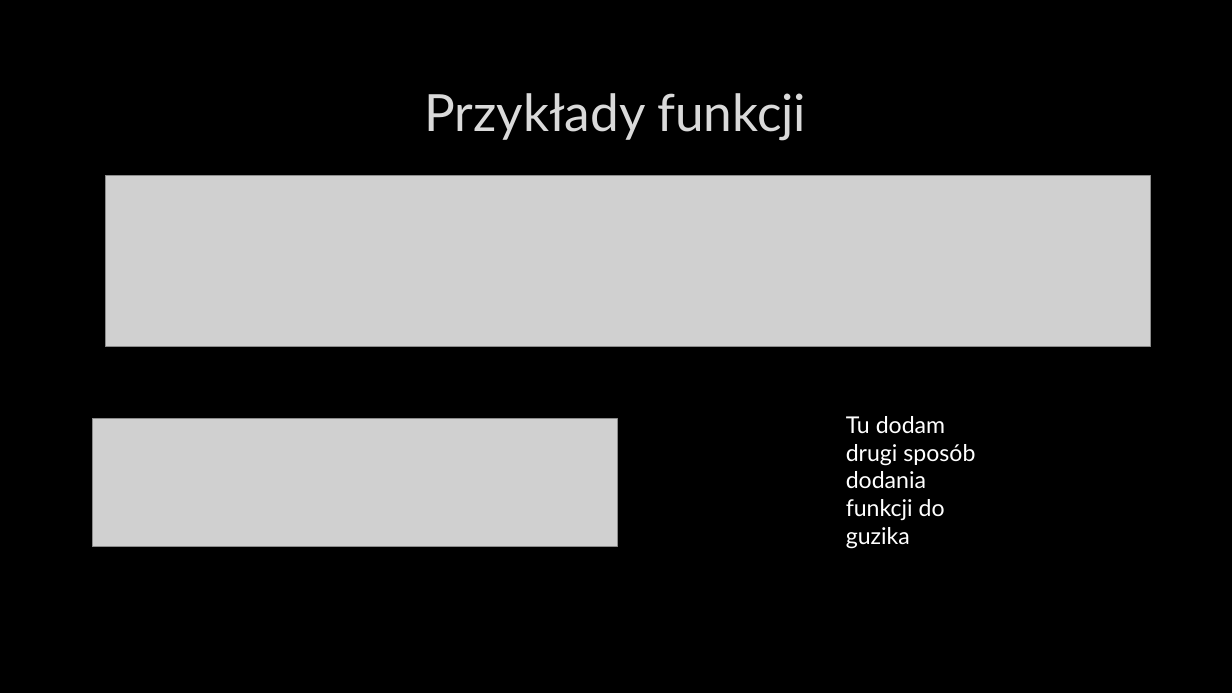
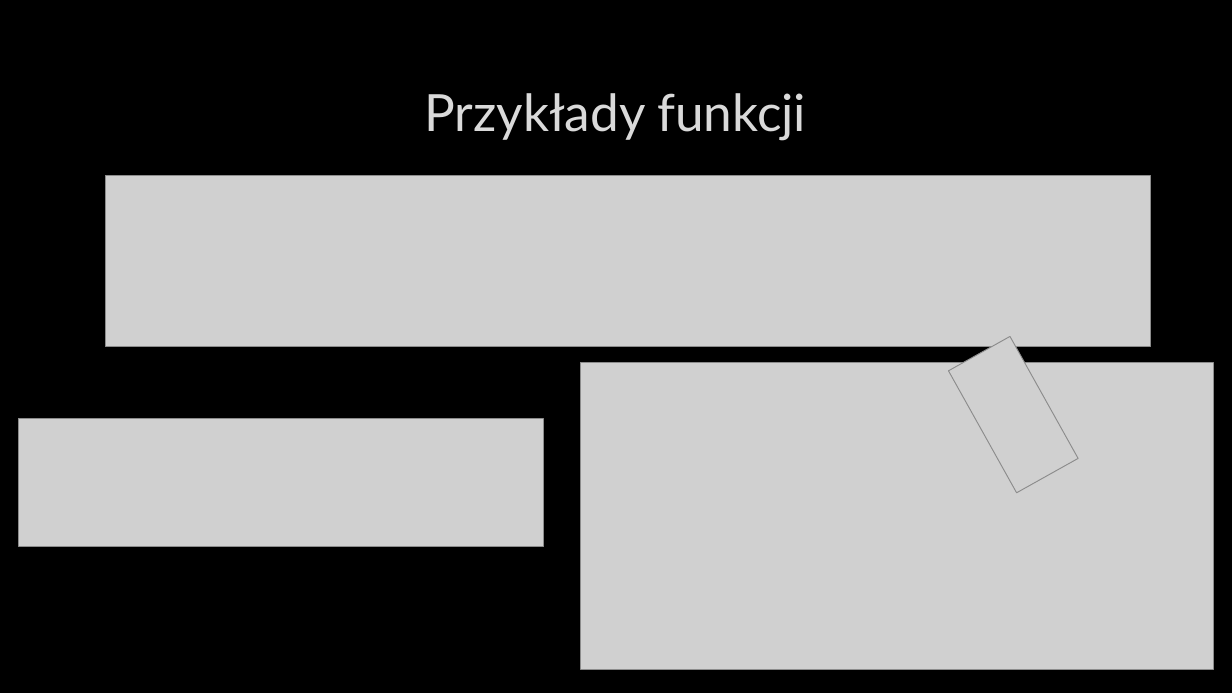
Before and after one commit to Luckownia/WeatherForecastApp, a slide deck: slide 12 of Aplikacja pogodowa na Androida.pptx. Drawn at 1232x693 pixels with LibreOffice and Linux fonts; fonts in the diff are those of the drawing; grey boxes stand for pictures; background and template pictures are left out. Boxes give left, top, right and bottom in pixels: in the first picture for what was removed or moved away, otherwise in the second. Text is boxed around its words. In the diff, an @@ line names an element or a change of style, - is before the commit and + after.

```diff
--- a/Aplikacja pogodowa na Androida.pptx
+++ b/Aplikacja pogodowa na Androida.pptx
@@ picture added at (x1=949, y1=337, x2=1078, y2=493) @@
@@ picture added at (x1=581, y1=363, x2=1214, y2=670) @@
@@ picture moved from (x1=92, y1=419, x2=617, y2=547) to (x1=18, y1=419, x2=543, y2=547) @@
@@ text removed at (x1=846, y1=416, x2=975, y2=549) @@
-Tu dodam drugi sposób dodania funkcji do guzika
```
Also in this commit, not shown: 3 other slides changed.
